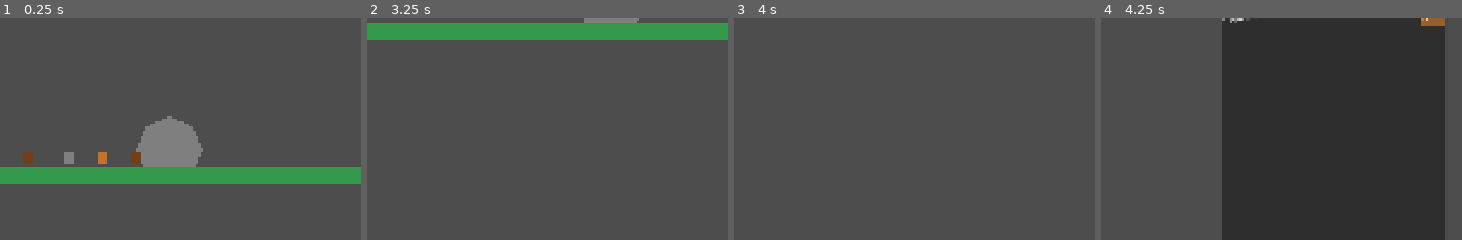
Above: before the commit, frames 1-4 (left to right).
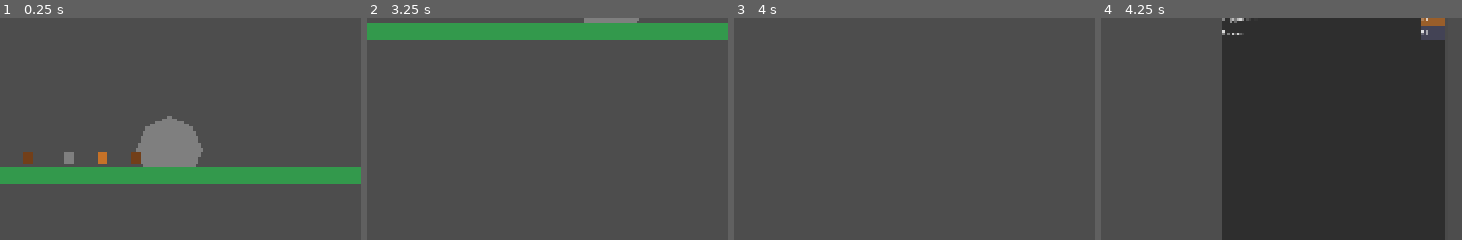
Above: after the commit, the same moments.

Repository: Travis-Code/SurvivalGame
Game: Godot game, scene res://scenes/Main.tscn
The game is run twice, just before and just after one commit, with the same random seed, the same clock (stepped at 60 frames per second) and the same inputs.
Inputs (mouse positions are % of the whole screen's width and height, from its top left):
- Up to frame 1 (0.25 s): no input
- Up to frame 2 (3.25 s): tap Enter (ui_accept) at 0.5, 1.25, 2 s; drag from (73, 49) to (56, 28) at 0.52 s; drag from (22, 56) to (73, 49) at 1.27 s; move the mouse to (56, 28) at 2.02 s; hold A (move_left) 2.03-2.75 s; drag from (39, 71) to (64, 47) at 2.77 s
- Up to frame 3 (4 s): move the mouse to (78, 66) at 3.52 s; hold D (move_right) from 3.53 s (still down); tap Space (jump) at 3.77 s
- Up to frame 4 (4.25 s): keep holding D (move_right); tap I (inventory) at 4.15 s
The pictures show only the part of the screen within x 50-100%, y 21-71%; the shares and areas given below are measured in that part.

Frames 1-3 are identical in both runs. In frame 4, 0.5% of the frame differs, in the area x 33-96%, y 3-10%.

Commit message:
Add pickaxe item to inventory with color coding

Diff:
--- a/scripts/player/Player.gd
+++ b/scripts/player/Player.gd
@@ -78,10 +78,17 @@
 	copper_ore.description = "Raw copper ore"
 	copper_ore.max_stack = 32
 
+	var pickaxe = Item.new()
+	pickaxe.id = "pickaxe"
+	pickaxe.display_name = "Pickaxe"
+	pickaxe.description = "A tool for mining stone and ore"
+	pickaxe.max_stack = 1
+
 	# Add to inventory
 	inventory.add_item(wood, 5)
 	inventory.add_item(stone, 12)
 	inventory.add_item(copper_ore, 3)
+	inventory.add_item(pickaxe, 1)
 
 # This function reduces the player's health.
 # Example: take_damage(10) reduces health by 10 points.
--- a/scripts/ui/HotbarSlot.gd
+++ b/scripts/ui/HotbarSlot.gd
@@ -67,6 +67,8 @@
 			return Color(0.5, 0.5, 0.5, 0.9)
 		"copper_ore":
 			return Color(0.78, 0.45, 0.16, 0.9)
+		"pickaxe":
+			return Color(0.3, 0.3, 0.4, 0.9)
 		"":
 			return Color(0.15, 0.15, 0.15, 0.6)
 		_:
--- a/scripts/ui/InventoryUI.gd
+++ b/scripts/ui/InventoryUI.gd
@@ -94,6 +94,8 @@
 			return Color(0.5, 0.5, 0.5, 0.7)
 		"copper_ore":
 			return Color(0.78, 0.45, 0.16, 0.7)
+		"pickaxe":
+			return Color(0.3, 0.3, 0.4, 0.7)
 		_:
 			return Color(0.2, 0.2, 0.2, 0.35)
 
